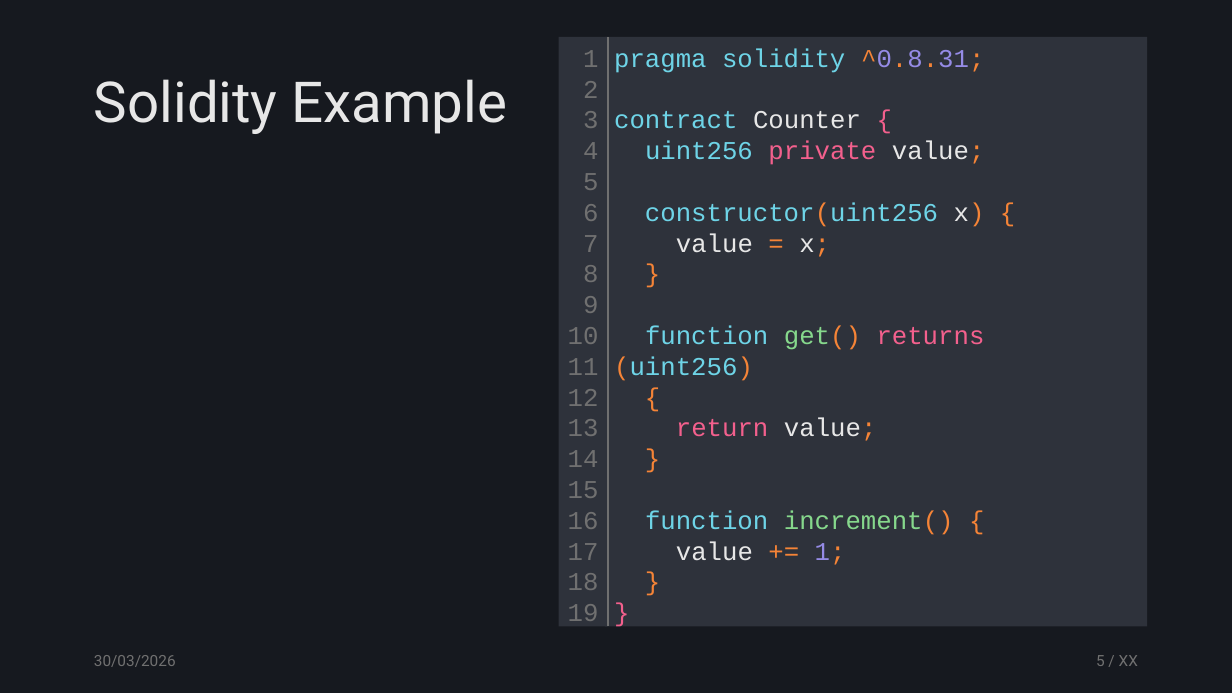
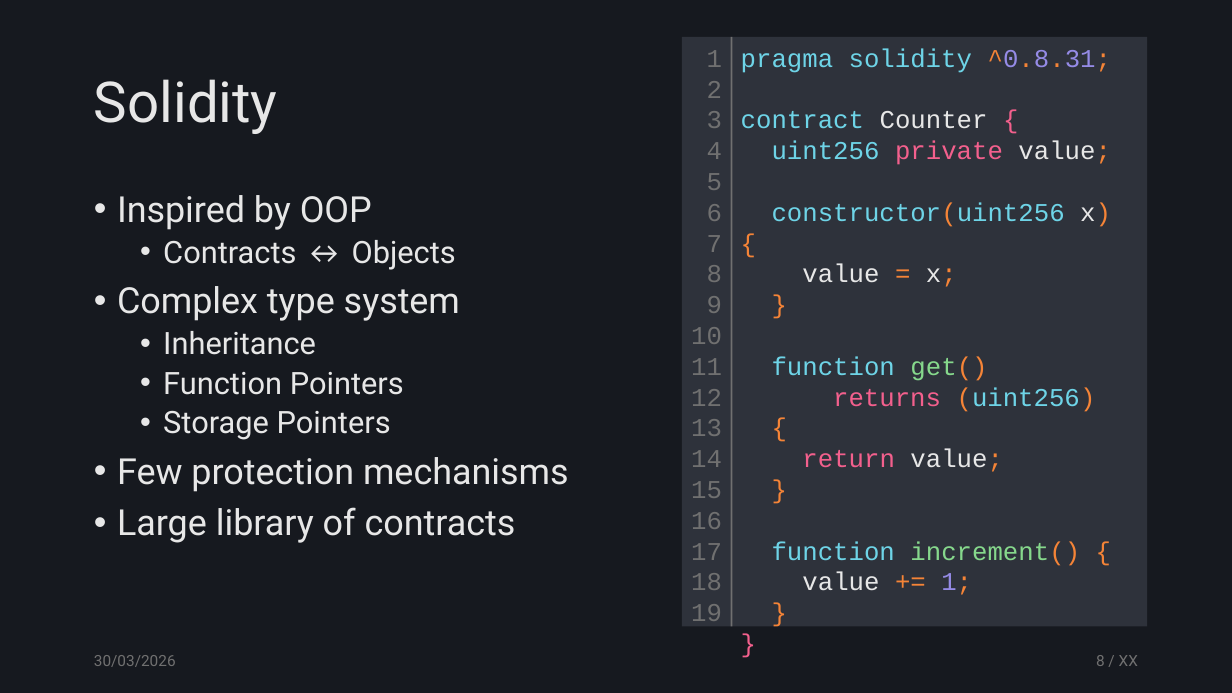
Before and after one commit to tzann/thesis, a slide deck: slide 8 of doc/presentation/Thesis.pptx (slide 5 before the commit). Drawn at 1232x693 pixels with LibreOffice and Linux fonts; fonts in the diff are those of the drawing. Boxes give left, top, right and bottom in pixels: in the first picture for what was removed or moved away, otherwise in the second. Text is boxed around its words. In the diff, an @@ line names an element or a change of style, - is before the commit and + after.

Commit message:
more slides

```diff
--- a/doc/presentation/Thesis.pptx
+++ b/doc/presentation/Thesis.pptx
@@ text "1": place and size @@
-text "1" at bbox=[558, 37, 608, 627]
+text "1" at bbox=[682, 37, 732, 627]
@@ text "pragma solidity ^0.8.31;": place and size @@
-text "pragma solidity ^0.8.31;" at bbox=[605, 37, 1148, 627]
+text "pragma solidity ^0.8.31;" at bbox=[732, 37, 1148, 627]
@@ line moved from (608, 37) - (608, 627) to (732, 37) - (732, 627) @@
@@ title at bbox=[94, 79, 278, 134]: text changed @@
-Solidity Example
+Solidity
@@ text added at bbox=[117, 195, 569, 543], 28 pt, text #E7E7E7 @@
+• Inspired by OOP
+  • Contracts ↔ Objects
+• Complex type system
+  • Inheritance
+  • Function Pointers
+  • Storage Pointers
+• Few protection mechanisms
+• Large library of contracts
@@ text at bbox=[772, 356, 1096, 412]: text changed @@
-function get() returns (uint256)
+function get()
+returns (uint256)
```
Also in this commit, not shown: 13 other slides changed, 16 slides added, 2 slides removed.
